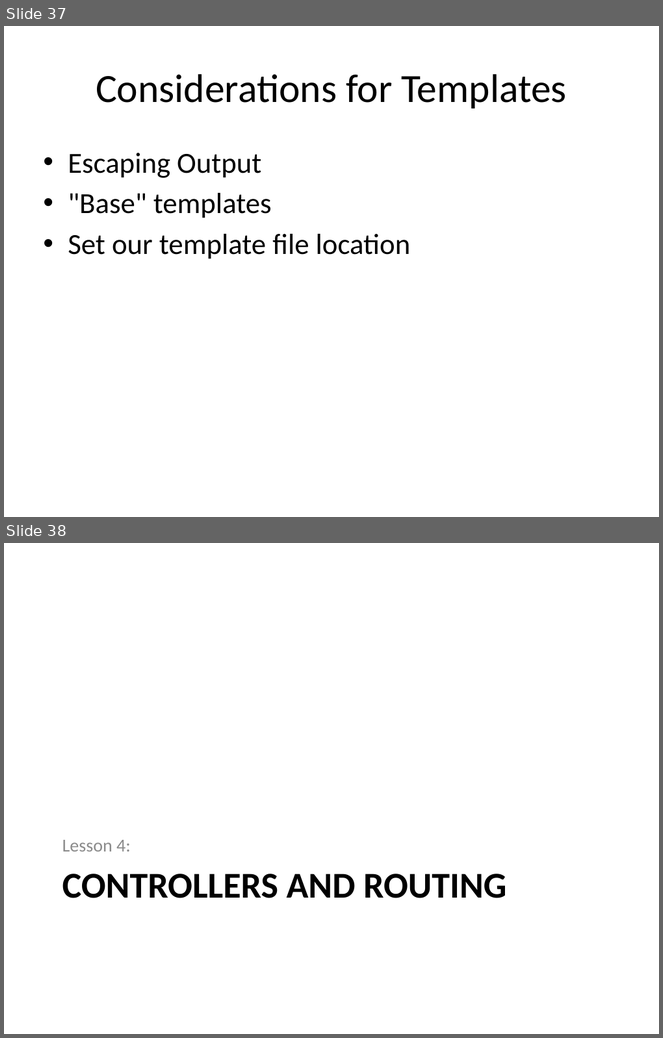
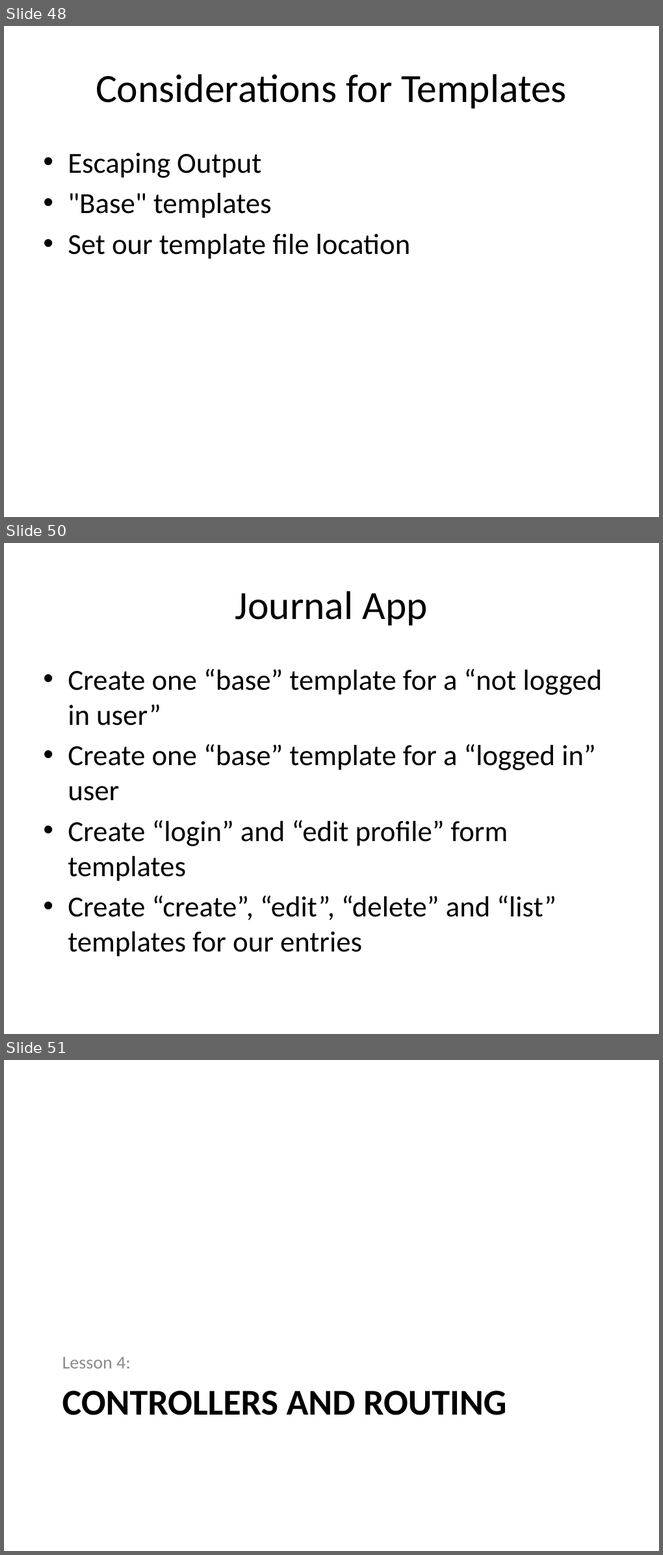
Before and after one commit to PHPEmbark/curriculum, a slide deck: course/4 - Organization and Projects/Organization and Projects.pptx. Shown one above the other, each under a label of ours: slides 37 and 38 before the commit, slides 48, 50 and 51 after it; the slides between them are not shown. The pictures are 663x1038 and 663x1555 pixels, drawn with LibreOffice and Linux fonts; fonts in the diff are those of the drawing. Boxes give left, top, right and bottom in pixels: in the first picture for what was removed or moved away, otherwise in the second. Text is boxed around its words. In the diff, an @@ line names an element or a change of style, - is before the commit and + after.

```diff
--- a/course/4 - Organization and Projects/Organization and Projects.pptx
+++ b/course/4 - Organization and Projects/Organization and Projects.pptx
@@ slide 50 added at [4,543,659,1034], background #FFFFFF @@
@@ title added at [235,591,427,626], 44 pt, text #000000 @@
+Journal App
@@ text added at [68,669,603,957], 32 pt, text #000000 @@
+• Create one “base” template for a “not logged in user”
+• Create one “base” template for a “logged in” user
+• Create “login” and “edit profile” form templates
+• Create “create”, “edit”, “delete” and “list” templates for our entries
@@ what was slide 37 is now slide 48 @@
@@ what was slide 38 is now slide 51 @@
```
Also in this commit, not shown: 2 slides changed, 14 other slides added, 2 other files.
